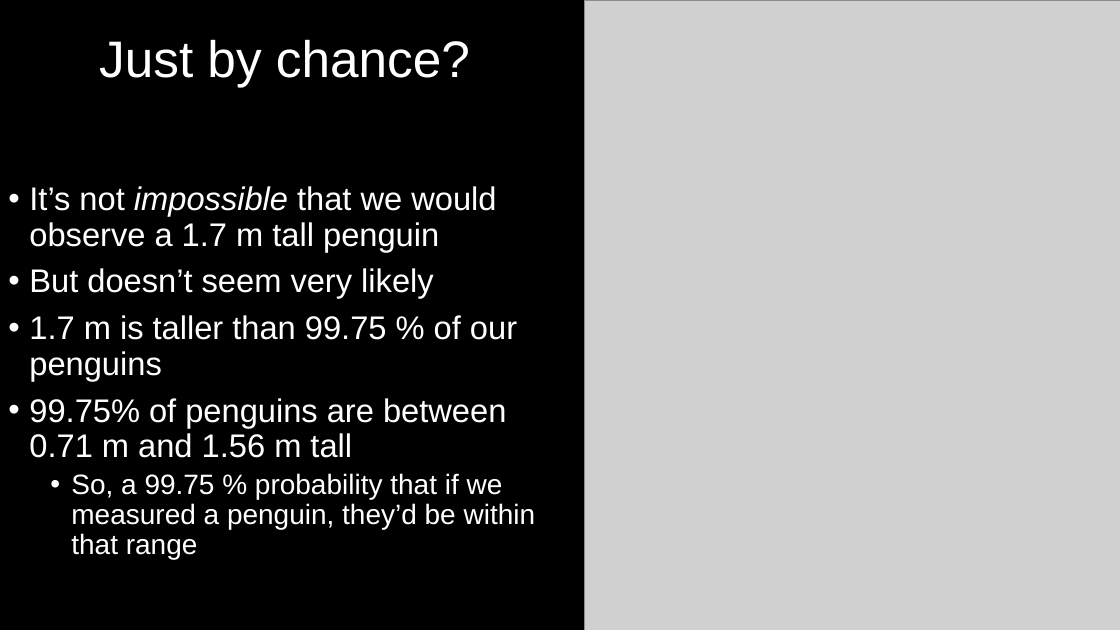
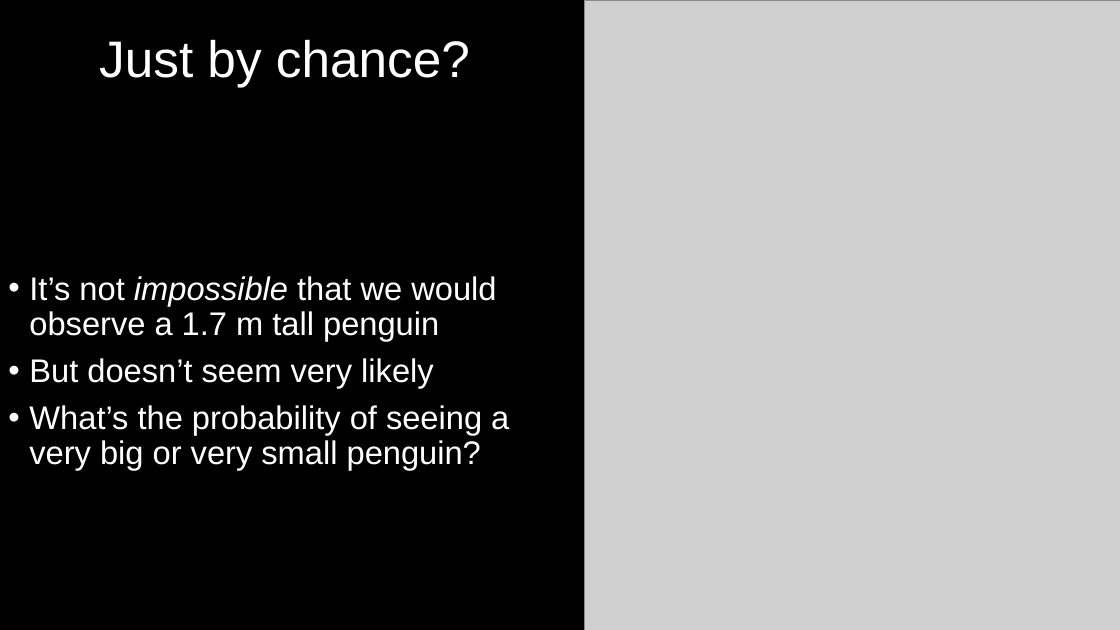
Before and after one commit to DeonRoos/stats-for-biologists, a slide deck: slide 10 of Lectures/Lecture 09.1 NHST.pptx (slide 12 before the commit). Drawn at 1120x630 pixels with LibreOffice and Linux fonts; fonts in the diff are those of the drawing; grey boxes stand for pictures. Boxes give left, top, right and bottom in pixels: in the first picture for what was removed or moved away, otherwise in the second. Text is boxed around its words. In the diff, an @@ line names an element or a change of style, - is before the commit and + after.

```diff
--- a/Lectures/Lecture 09.1 NHST.pptx
+++ b/Lectures/Lecture 09.1 NHST.pptx
@@ text at bbox=[29, 405, 509, 470]: text changed @@
-• 1.7 m is taller than 99.75 % of our penguins
-• 99.75% of penguins are between
-  0.71 m and 1.56 m tall
-  • So, a 99.75 % probability that if we measured a penguin, they’d be within that range
+• What’s the probability of seeing a very big or very small penguin?
```
Also in this commit, not shown: 7 other slides changed, 1 slide added, 3 slides removed, 13 other files.
